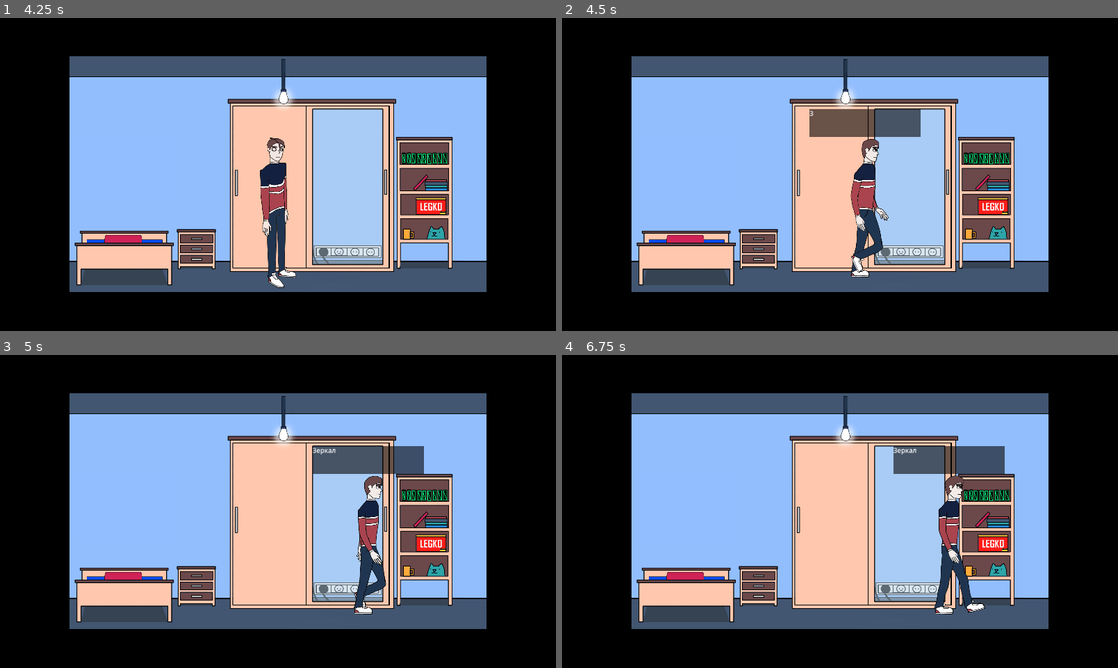
Above: before the commit, frames 1-4 (two rows, left to right).
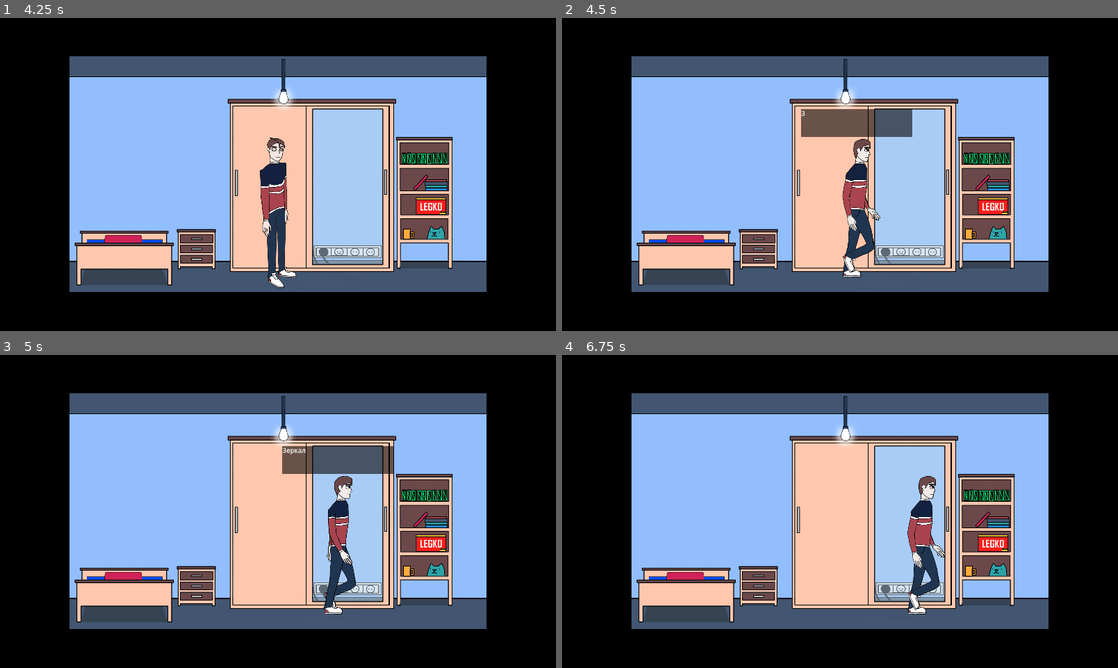
Above: after the commit, the same moments.

Repository: Petrekon/MVPshka
Game: Godot game, scene res://main_menu/main_menu.tscn
Two runs of this game, one before a commit and one after it. Both use one fixed random seed, a clock stepped at 60 frames per second and the inputs below.
Inputs (mouse positions are in pixels of both pictures, inside the frame that each line leads up to):
- Up to frame 1 (4.25 s): click ">новая_игра_" at 0.5 s; click ">новая_игра_" at 1.25 s; click ">продолжить_" at 2 s; click ">настройки_" at 2.75 s; click "ПОЕХАЛИ" at 3.5 s
- Up to frame 2 (4.5 s): tap Enter (ui_accept) at 4.25 s; move the mouse to (962, 158) at 4.27 s; hold D (go_right) from 4.28 s (still down); tap E (interact) at 4.35 s
- Up to frame 3 (5 s): keep holding D (go_right); tap Enter (ui_accept) at 4.52 s
- Up to frame 4 (6.75 s): move the mouse to (728, 527) at 5.02 s; tap F (talk) at 5.1, 6.6 s; tap Enter (ui_accept) at 5.27 s; move the mouse to (895, 442) at 5.77 s; release D (go_right) at 5.78 s; hold A (go_left) 5.78-6.53 s; tap E (interact) at 5.85 s; move the mouse to (812, 574) at 6.52 s; hold D (go_right) from 6.53 s (still down)

Frame 1 is identical in both runs. In frame 2, 2.1% of the frame differs, in the area x 43-65%, y 29-83%; in frame 3, 3.9%; in frame 4, 4.8%, in the area x 59-80%, y 29-83%.

Commit message:
Залив 3
+Завкаф и вход в ИИТ

Diff:
--- /dev/null
+++ b/IIT_Outside1/iit_outside_1.tscn
@@ -0,0 +1,13 @@
+[gd_scene load_steps=2 format=3 uid="uid://12wfdbal6lk5"]
+
+[ext_resource type="Texture2D" uid="uid://bvcfddfl3h3c8" path="res://sprites/lockations/IIT outside1/IIT_outside3.png" id="1_to1oq"]
+
+[node name="IIT_Outside1" type="StaticBody2D"]
+
+[node name="Sprite2D" type="Sprite2D" parent="."]
+texture = ExtResource("1_to1oq")
+
+[node name="CollisionPolygon2D" type="CollisionPolygon2D" parent="."]
+position = Vector2(8, 416)
+scale = Vector2(1, 0.347973)
+polygon = PackedVector2Array(-3912, 481.678, 3696, 481.678, 3696, -1472.5, 3456, -1471.38, 3456, 275.883, -3832, 275.883, -3832, -1724.27, -3912, -1725.39)
--- /dev/null
+++ b/chars/zavkaf/zavkaf.tscn
@@ -0,0 +1,72 @@
+[gd_scene load_steps=10 format=3 uid="uid://dthhc4gnhh5y6"]
+
+[ext_resource type="Texture2D" uid="uid://pfgquokamql3" path="res://sprites/characters/Zavkaf/zavkaf_idle2.png" id="1_ayyam"]
+
+[sub_resource type="AtlasTexture" id="AtlasTexture_a36l0"]
+atlas = ExtResource("1_ayyam")
+region = Rect2(0, 0, 800, 1000)
+
+[sub_resource type="AtlasTexture" id="AtlasTexture_7tefe"]
+atlas = ExtResource("1_ayyam")
+region = Rect2(800, 0, 800, 1000)
+
+[sub_resource type="AtlasTexture" id="AtlasTexture_otcui"]
+atlas = ExtResource("1_ayyam")
+region = Rect2(1600, 0, 800, 1000)
+
+[sub_resource type="AtlasTexture" id="AtlasTexture_g6r8w"]
+atlas = ExtResource("1_ayyam")
+region = Rect2(2400, 0, 800, 1000)
+
+[sub_resource type="AtlasTexture" id="AtlasTexture_hhwjg"]
+atlas = ExtResource("1_ayyam")
+region = Rect2(3200, 0, 800, 1000)
+
+[sub_resource type="SpriteFrames" id="SpriteFrames_p8uby"]
+animations = [{
+"frames": [{
+"duration": 3.0,
+"texture": SubResource("AtlasTexture_a36l0")
+}, {
+"duration": 3.0,
+"texture": SubResource("AtlasTexture_7tefe")
+}, {
+"duration": 3.0,
+"texture": SubResource("AtlasTexture_otcui")
+}, {
+"duration": 3.0,
+"texture": SubResource("AtlasTexture_g6r8w")
+}, {
+"duration": 3.0,
+"texture": SubResource("AtlasTexture_hhwjg")
+}],
+"loop": true,
+"name": &"idle_zavkaf",
+"speed": 5.0
+}]
+
+[sub_resource type="RectangleShape2D" id="RectangleShape2D_0ngw4"]
+size = Vector2(240, 768)
+
+[sub_resource type="CapsuleShape2D" id="CapsuleShape2D_0r8en"]
+radius = 238.25
+height = 816.0
+
+[node name="Zavkaf" type="CharacterBody2D"]
+collision_layer = 8
+
+[node name="AnimatedSprite2D" type="AnimatedSprite2D" parent="."]
+sprite_frames = SubResource("SpriteFrames_p8uby")
+animation = &"idle_zavkaf"
+autoplay = "idle_zavkaf"
+frame_progress = 0.610301
+
+[node name="CollisionShape2D" type="CollisionShape2D" parent="."]
+position = Vector2(32, 0)
+shape = SubResource("RectangleShape2D_0ngw4")
+
+[node name="Area2D" type="Area2D" parent="."]
+
+[node name="CollisionShape2D" type="CollisionShape2D" parent="Area2D"]
+position = Vector2(0, -48)
+shape = SubResource("CapsuleShape2D_0r8en")
--- a/player/player_1.gd
+++ b/player/player_1.gd
@@ -1,6 +1,6 @@
 extends CharacterBody2D
 
-const SPEED = 300.0
+const SPEED = 200.0
 const JUMP_VELOCITY = -400.0
 @onready var anim: AnimatedSprite2D = $player_model as AnimatedSprite2D
 
--- a/project.godot
+++ b/project.godot
@@ -71,6 +71,7 @@
 2d_physics/layer_1="world"
 2d_physics/layer_2="player"
 2d_physics/layer_3="mirror"
+2d_physics/layer_4="npcs"
 
 [rendering]
 
--- /dev/null
+++ b/scene_2.tscn
@@ -0,0 +1,24 @@
+[gd_scene load_steps=4 format=3 uid="uid://exyldx5cwd8o"]
+
+[ext_resource type="PackedScene" uid="uid://12wfdbal6lk5" path="res://IIT_Outside1/iit_outside_1.tscn" id="1_r8uum"]
+[ext_resource type="PackedScene" uid="uid://cwjv6h6ioki3q" path="res://player/player_1.tscn" id="2_wa8r1"]
+[ext_resource type="PackedScene" uid="uid://dthhc4gnhh5y6" path="res://chars/zavkaf/zavkaf.tscn" id="3_c81xe"]
+
+[node name="Scene2" type="Node2D"]
+
+[node name="IIT_Outside1" parent="." instance=ExtResource("1_r8uum")]
+
+[node name="Zavkaf" parent="." instance=ExtResource("3_c81xe")]
+position = Vector2(728, 264)
+scale = Vector2(0.6, 0.6)
+
+[node name="player1" parent="." instance=ExtResource("2_wa8r1")]
+position = Vector2(-2528, 224)
+scale = Vector2(0.6, 0.6)
+
+[node name="Camera2D" type="Camera2D" parent="player1"]
+position = Vector2(0, -256)
+scale = Vector2(2, 2)
+limit_left = -3840
+limit_right = 3712
+limit_bottom = 540
Binary file added: sprites/characters/Zavkaf/zavkaf_idle2.png
Not shown, added: sprites/characters/Zavkaf/zavkaf_idle2.png.import
Not shown, added: sprites/lockations/IIT outside1/IIT outside1.png.import
Not shown, added: sprites/lockations/IIT outside1/IIT outside2.png.import
Not shown, added: sprites/lockations/IIT outside1/IIT_outside3.png.import
Not shown, added: sprites/lockations/IIT outside1/IIT outside1.png
Not shown, added: sprites/lockations/IIT outside1/IIT outside2.png
Not shown, added: sprites/lockations/IIT outside1/IIT_outside3.png
